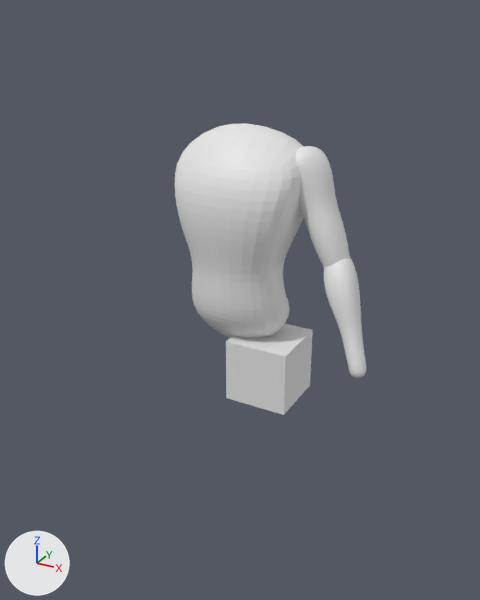
The Blender file demohuman.blend, before and after one commit.
Camera for both pictures: a 50 mm camera at (0.915, -1.659, 1.811) aimed at (-0.021, 0.043, 0.96). Arrows for +X, +Y and +Z are at lower left; the lights stay in place.

The scene before the commit, as lines of its bpy script (objects in view):
```python
me_cube = bpy.data.meshes.new('Cube')
me_cube.from_pydata(...)  # 66 vertices, 64 faces; spans x -0.208..0.208, y -0.151..0.192, z 0.832..1.567
me_cube_001 = bpy.data.meshes.new('Cube.001')
me_cube_001.from_pydata(...)  # 42 vertices, 40 faces; spans x -0.147..0.492, y -0.114..0.114, z -0.097..0.126
me_cube_002 = bpy.data.meshes.new('Cube.002')
me_cube_002.from_pydata(...)  # 50 vertices, 48 faces; spans x -0.141..0.539, y -0.112..0.112, z -0.096..0.096
me_cube_005 = bpy.data.meshes.new('Cube.005')
me_cube_005.from_pydata(...)  # 26 vertices, 24 faces; spans x -0.1..0.1, y -0.1..0.1, z -0.1..0.1
ob_cube = bpy.data.objects.new('Cube', me_cube)
ob_cube.location = (0.0, 0.0, 0.0)
_m = ob_cube.modifiers.new('Subdivision', 'SUBSURF')
_m.levels = 2
ob_cube_001 = bpy.data.objects.new('Cube.001', me_cube_001)
ob_cube_001.location = (0.19, 0.057, 1.377)
ob_cube_001.rotation_euler = (-0.185, 1.142, -0.169)  # degrees (-11, 65, -9.7)
ob_cube_001.scale = (0.69, 0.69, 0.69)
_m = ob_cube_001.modifiers.new('Subdivision', 'SUBSURF')
ob_cube_002 = bpy.data.objects.new('Cube.002', me_cube_002)
ob_cube_002.location = (0.315, 0.019, 1.115)
ob_cube_002.rotation_euler = (-0.84, 1.049, -0.769)  # degrees (-48, 60, -44)
ob_cube_002.scale = (0.561, 0.561, 0.561)
_m = ob_cube_002.modifiers.new('Subdivision', 'SUBSURF')
ob_cube_003 = bpy.data.objects.new('Cube.003', me_cube_005)
ob_cube_003.location = (0.109, 0.0, 0.783)
```
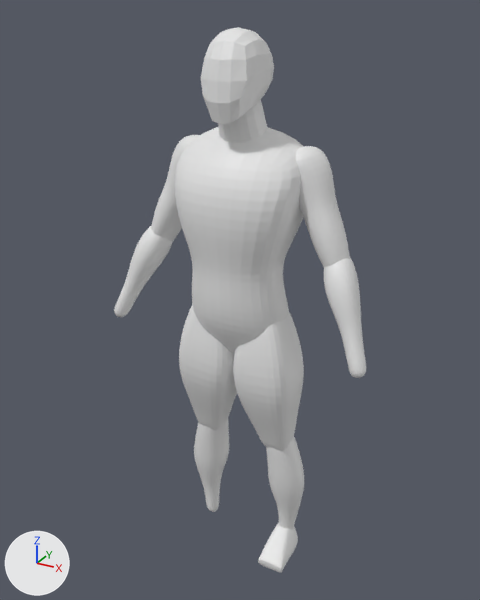
What the commit changed:
me_cube has 66 vertices, 64 faces and spans x -0.208..0.208, y -0.151..0.192, z 0.832..1.567.
me_cube is used by ob_cube; location (0.0, 0.0, 0.0).
me_cube part 1: all 18 vertices in x -0.152..0.152, y -0.074..0.149, z 0.832..0.937 are moved by (0.0, -0.002, -0.05).
me_cube_005 is used by ob_cube_003; location (0.109, 0.0, 0.783).
me_cube_005 had 26 vertices, 24 faces and spanned x -0.1..0.1, y -0.1..0.1, z -0.1..0.1.
me_cube_005 now has 50 vertices, 48 faces and spans x -0.104..0.124, y -0.131..0.098, z -0.329..0.314.
me_cube_005 part 2: the whole mesh is rebuilt.
Mesh me_cube_009 is new.
It has 34 vertices, 32 faces and spans x -0.047..0.047, y -0.067..0.126, z -0.03..0.094.
Mesh me_roundcube is new.
It has 98 vertices, 96 faces and spans x -0.161..0.161, y -0.213..0.2, z -0.255..0.2.
Mesh me_cube_008 is new.
It has 12 vertices, 10 faces and spans x -0.114..0.114, y -0.086..0.14, z 1.351..1.635.
Mesh me_cube_007 is new.
It has 58 vertices, 56 faces and spans x -0.253..0.678, y -0.136..0.127, z -0.113..0.158.
Object 'Cube.003' (ob_cube_003) moves from (0.109, 0.0, 0.783) to (0.095, 0.022, 0.747).
Object 'Cube.003' (ob_cube_003) is rescaled from (1.0, 1.0, 1.0) to (0.908, 0.908, 0.908).
Object 'Cube.003' (ob_cube_003) gains a SUBSURF modifier named 'Subdivision'.
Modifier setting: levels = 2.
Object 'Cube.003' (ob_cube_003) gains a MIRROR modifier named 'Mirror'.
Modifier setting: mirror_object = ob_empty.
Object 'Cube.001' (ob_cube_001) gains a MIRROR modifier named 'Mirror'.
Modifier setting: mirror_object = ob_empty.
Object 'Cube.002' (ob_cube_002) gains a MIRROR modifier named 'Mirror'.
Modifier setting: mirror_object = ob_empty.
Object 'Empty' (ob_empty) is new.
Its location is (0.0, 0.0, 0.0).
Object 'Cube.006' (ob_cube_006) is new; it shows me_cube_009.
Its location is (0.155, 0.004, 0.031).
It gains a SUBSURF modifier named 'Subdivision'.
Object 'Roundcube' (ob_roundcube) is new; it shows me_roundcube.
Its location is (0.0, -0.005, 1.661).
Its scale is (0.519, 0.519, 0.519).
Object 'Cube.005' (ob_cube_005) is new; it shows me_cube_008.
Its location is (0.0, 0.0, 0.0).
It gains a SUBSURF modifier named 'Subdivision'.
Modifier setting: levels = 2.
Object 'Cube.004' (ob_cube_004) is new; it shows me_cube_007.
Its location is (0.134, 0.052, 0.414).
Its rotation in degrees is (-99, 99, -91).
Its scale is (0.561, 0.561, 0.561).
It gains a SUBSURF modifier named 'Subdivision'.
It gains a MIRROR modifier named 'Mirror'.
Modifier setting: mirror_object = ob_empty.

Location of each change, (x1, y1, x2, y2) in pixels of the pictures (480 x 600 px; the box of a moved part takes in the faces that stretch with it):
'Cube', reshaped (6% taller)
    before: (175, 124, 303, 338)
    after: (175, 127, 303, 354)
'Cube.003', reshaped, moved, rescaled, modifiers changed (43% wider, 61% taller)
    before: (226, 324, 313, 415)
    after: (179, 304, 304, 451)
'Cube.001', modifiers changed
    before: (295, 146, 350, 267)
    after: (151, 135, 350, 267)
'Roundcube', added
    after: (201, 27, 274, 124)
'Cube.002', modifiers changed (488% wider, 27% taller)
    before: (324, 258, 366, 378)
    after: (114, 225, 366, 378)
'Cube.004', added
    after: (194, 419, 304, 529)
'Cube.006', added
    after: (258, 522, 298, 573)
'Cube.005', added
    after: (218, 100, 268, 143)
part 1 of me_cube, moved or reshaped
    before: (192, 286, 290, 338)
    after: (192, 288, 289, 354)
